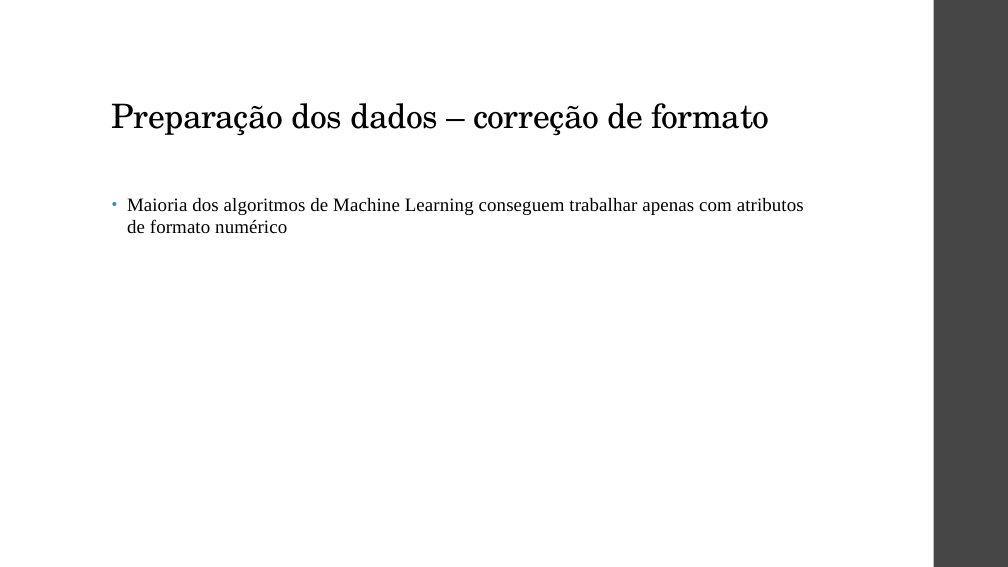
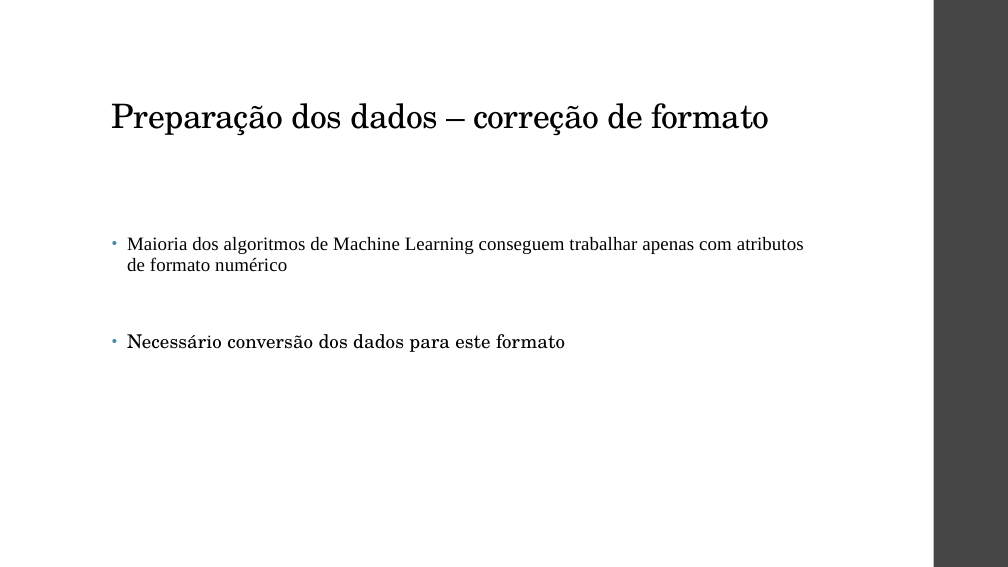
Before and after one commit to ViniPilan/avc-modeling, a slide deck: slide 9 of apresentação.pptx (slide 7 before the commit). Drawn at 1008x567 pixels with LibreOffice and Linux fonts; fonts in the diff are those of the drawing. Boxes give left, top, right and bottom in pixels: in the first picture for what was removed or moved away, otherwise in the second. Text is boxed around its words. In the diff, an @@ line names an element or a change of style, - is before the commit and + after.

```diff
--- a/apresentação.pptx
+++ b/apresentação.pptx
@@ text at box(127, 334, 565, 352): paragraph added @@
+• Necessário conversão dos dados para este formato
```
Also in this commit, not shown: 2 other slides changed, 12 slides added.
